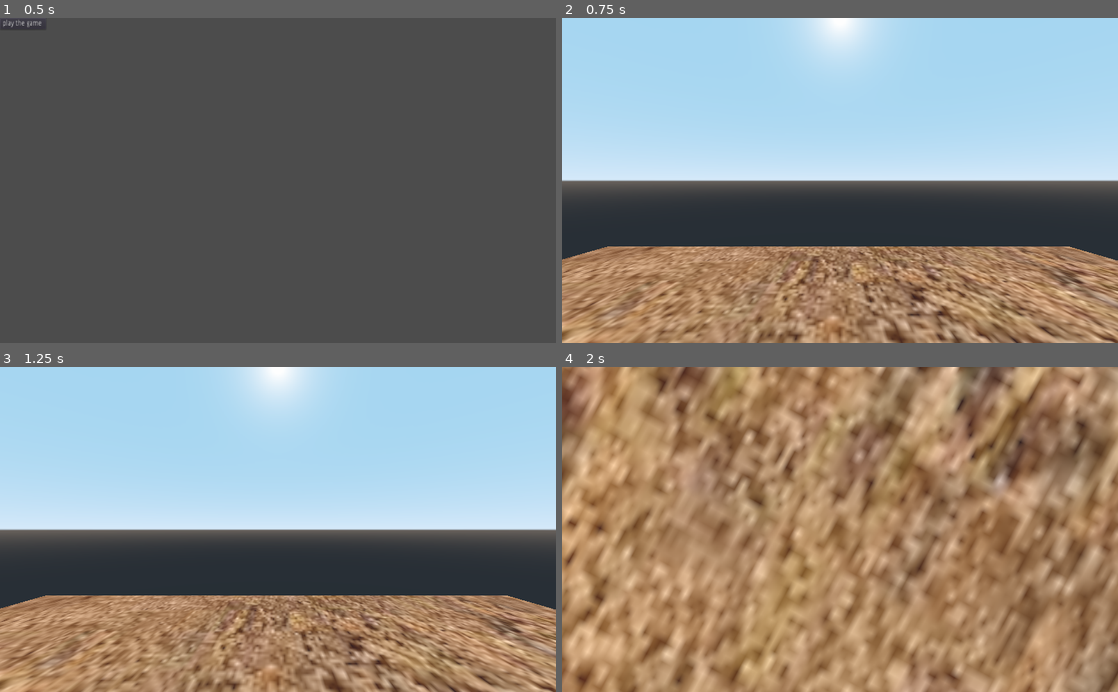
Above: before the commit, frames 1-4 (two rows, left to right).
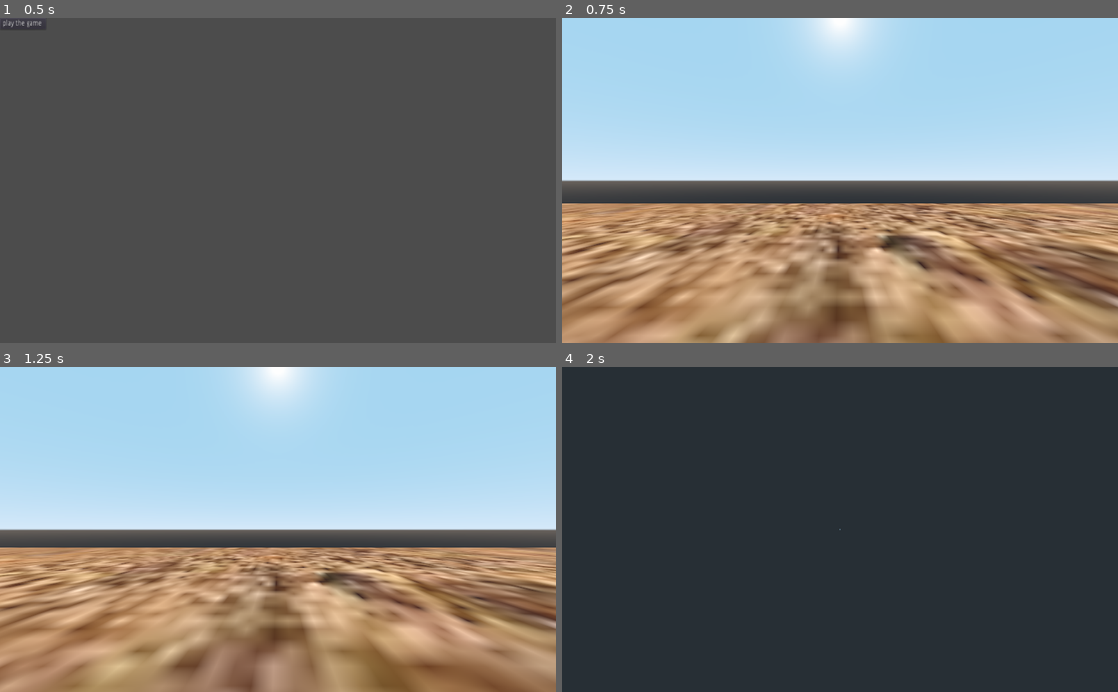
Above: after the commit, the same moments.

Repository: novastick/boink
Game: Godot game, scene res://gamescences/main menu/main menu.tscn
Two runs of this game, one before a commit and one after it. Both use one fixed random seed, a clock stepped at 60 frames per second and the inputs below.
Inputs (mouse positions are in pixels of both pictures, inside the frame that each line leads up to):
- Up to frame 1 (0.5 s): no input
- Up to frame 2 (0.75 s): click "play the game" at 0.5 s
- Up to frame 3 (1.25 s): no input
- Up to frame 4 (2 s): move the mouse to (962, 513) at 1.27 s; hold D (player_right, bound only after the commit) from 1.28 s (still down); hold Space (jump, bound only after the commit) from 1.28 s (still down)

Frame 1 is identical in both runs. In frame 2, 31% of the frame differs, in the area x 0-100%, y 57-100%; in frame 3, 32%; in frame 4, 100%, in the area x 0-100%, y 0-100%.

Commit message:
movement working

Diff:
--- a/gamescences/player/player (the goat).gd
+++ /dev/null
@@ -1,43 +0,0 @@
-extends KinematicBody
-
-# Physics
-var movementSpeed = 1.0 		# How fast the player can move.
-var jumpStrength = 1.0 		# How much force used to make player jump
-var gravity = 10.0			# Gravity's strength.
-
-# cam look
-var minCamVerticalAngle = -90.0		# Limit camera view to straight down.
-var maxCamVerticalAngle = 90.0		# Limit camera view to straight up.
-var lookSensitivity = 0.5			# How fast camera moves. 'mouse sensitivity'.
-
-# vectors
-var playerVelocity : Vector3 = Vector3() 	# Players Velocity
-var mouseDelta : Vector2 = Vector2()			# How much the mouse has moved since last frame refresh.
-
-# player components
-onready var camera = get_node("Camera")		# "attach" the camera to access from script.
-
-# Called when the node enters the scene tree for the first time.
-func _ready():
-	pass # Replace with function body.
-# called when an input is detected
-
-
-
-func _input (event):
-	# did the mouse move?
-	if event is InputEventMouseMotion:
-		mouseDelta = event.relative
-
-# called every frame
-func _process (delta):
-	# rotate camera along X axis
-	camera.rotation_degrees -= Vector3(rad2deg(mouseDelta.y), 0, 0) * lookSensitivity * delta
-	# clamp the vertical camera rotation
-	camera.rotation_degrees.x = clamp(camera.rotation_degrees.x, minCamVerticalAngle, maxCamVerticalAngle)
-
-	# rotate player along Y axis
-	rotation_degrees -= Vector3(0, rad2deg(mouseDelta.x), 0) * lookSensitivity * delta
-
-	# reset the mouse delta vector
-	mouseDelta = Vector2()
--- a/gamescences/player/player (the goat).tscn
+++ /dev/null
@@ -1,20 +0,0 @@
-[gd_scene load_steps=4 format=2]
-
-[ext_resource path="res://default_env.tres" type="Environment" id=1]
-[ext_resource path="res://gamescences/player/player (the goat).gd" type="Script" id=2]
-
-[sub_resource type="CapsuleShape" id=1]
-radius = 0.75
-height = 1.75
-
-[node name="player (the goat)" type="KinematicBody"]
-script = ExtResource( 2 )
-
-[node name="CollisionShape" type="CollisionShape" parent="."]
-transform = Transform( 1, 0, 0, 0, -1.62921e-07, -1, 0, 1, -1.62921e-07, 0, 0, 0 )
-shape = SubResource( 1 )
-
-[node name="Camera" type="Camera" parent="."]
-transform = Transform( 1, 0, 0, 0, 1, 0, 0, 0, 1, 0, 0.75, 0 )
-environment = ExtResource( 1 )
-current = true
--- a/gamescences/zap,wack and bonk.tscn
+++ b/gamescences/zap,wack and bonk.tscn
@@ -4,12 +4,13 @@
 [ext_resource path="res://gamescences/player/KinematicBody.tscn" type="PackedScene" id=2]
 
 [sub_resource type="PlaneMesh" id=1]
-size = Vector2( 70, 70 )
+size = Vector2( 300, 300 )
 
 [sub_resource type="SpatialMaterial" id=2]
 albedo_texture = ExtResource( 1 )
 
 [sub_resource type="ConcavePolygonShape" id=3]
+margin = 0.001
 data = PoolVector3Array( 1, 0, 1, -1, 0, 1, 1, 0, -1, -1, 0, 1, -1, 0, -1, 1, 0, -1 )
 
 [node name="zap,wack and bonk" type="Spatial"]
@@ -18,11 +19,13 @@
 transform = Transform( 1, 0, 0, 0, 1, 0, 0, 0, 1, 0, 9.44763, 0 )
 
 [node name="floor" type="MeshInstance" parent="."]
-transform = Transform( 1, 0, 0, 0, 1, 0, 0, 0, 1, -0.252455, 0.162458, -0.12583 )
+transform = Transform( 1, 0, 0, 0, 1, 0, 0, 0, 1, -0.252455, 0.162458, 3.24491 )
 mesh = SubResource( 1 )
 material/0 = SubResource( 2 )
 
 [node name="StaticBody" type="StaticBody" parent="floor"]
+constant_linear_velocity = Vector3( 300, 300, 0 )
+constant_angular_velocity = Vector3( 300, 300, 0 )
 
 [node name="CollisionShape" type="CollisionShape" parent="floor/StaticBody"]
 shape = SubResource( 3 )
--- a/player.gd
+++ b/player.gd
@@ -2,9 +2,10 @@
 
 
 # Physics
-var movementSpeed = 1.0 		# How fast the player can move.
-var jumpStrength = 1.0 		# How much force used to make player jump
+var movementSpeed = 6.9 		# How fast the player can move.
+var jumpStrength = 30.0 		# How much force used to make player jump
 var gravity = 10.0			# Gravity's strength.
+
 
 # cam look
 var minCamVerticalAngle = -90.0		# Limit camera view to straight down.
@@ -39,3 +40,34 @@
 
 	# reset the mouse delta vector
 	mouseDelta = Vector2()
+# called every physics step
+func _physics_process (delta):
+	# reset the x and z velocity
+	playerVelocity.x = 0
+	playerVelocity.z = 0
+	var input = Vector2()
+	# movement inputs
+	if Input.is_action_pressed("player_forward"):
+		input.y -= 1
+	if Input.is_action_pressed("player_backward"):
+		input.y += 1
+	if Input.is_action_pressed("player_left"):
+		input.x -= 1
+	if Input.is_action_pressed("player_right"):
+		input.x += 1
+	# normalize the input so we can't move faster diagonally
+	input = input.normalized()
+	# get our forward and right directions
+	var forward = global_transform.basis.z
+	var right = global_transform.basis.x
+	# set the velocity
+	playerVelocity.z = (forward * input.y + right * input.x).z * movementSpeed
+	playerVelocity.x = (forward * input.y + right * input.x).x * movementSpeed
+	# apply gravity
+	playerVelocity.y -= gravity * delta
+#	print(playerVelocity.y)
+	# move the player
+	playerVelocity = move_and_slide(playerVelocity, Vector3.UP)
+	# jump if we press the jump button and are standing on the floor
+	if Input.is_action_pressed("jump") and is_on_floor():
+		playerVelocity.y = jumpStrength
--- a/project.godot
+++ b/project.godot
@@ -45,6 +45,31 @@
 , Object(InputEventJoypadButton,"resource_local_to_scene":false,"resource_name":"","device":0,"button_index":13,"pressure":0.0,"pressed":false,"script":null)
  ]
 }
+player_forward={
+"deadzone": 0.5,
+"events": [ Object(InputEventKey,"resource_local_to_scene":false,"resource_name":"","device":0,"alt":false,"shift":false,"control":false,"meta":false,"command":false,"pressed":false,"scancode":87,"unicode":0,"echo":false,"script":null)
+ ]
+}
+player_backward={
+"deadzone": 0.5,
+"events": [ Object(InputEventKey,"resource_local_to_scene":false,"resource_name":"","device":0,"alt":false,"shift":false,"control":false,"meta":false,"command":false,"pressed":false,"scancode":83,"unicode":0,"echo":false,"script":null)
+ ]
+}
+player_left={
+"deadzone": 0.5,
+"events": [ Object(InputEventKey,"resource_local_to_scene":false,"resource_name":"","device":0,"alt":false,"shift":false,"control":false,"meta":false,"command":false,"pressed":false,"scancode":65,"unicode":0,"echo":false,"script":null)
+ ]
+}
+player_right={
+"deadzone": 0.5,
+"events": [ Object(InputEventKey,"resource_local_to_scene":false,"resource_name":"","device":0,"alt":false,"shift":false,"control":false,"meta":false,"command":false,"pressed":false,"scancode":68,"unicode":0,"echo":false,"script":null)
+ ]
+}
+jump={
+"deadzone": 0.5,
+"events": [ Object(InputEventKey,"resource_local_to_scene":false,"resource_name":"","device":0,"alt":false,"shift":false,"control":false,"meta":false,"command":false,"pressed":false,"scancode":32,"unicode":0,"echo":false,"script":null)
+ ]
+}
 
 [physics]
 
